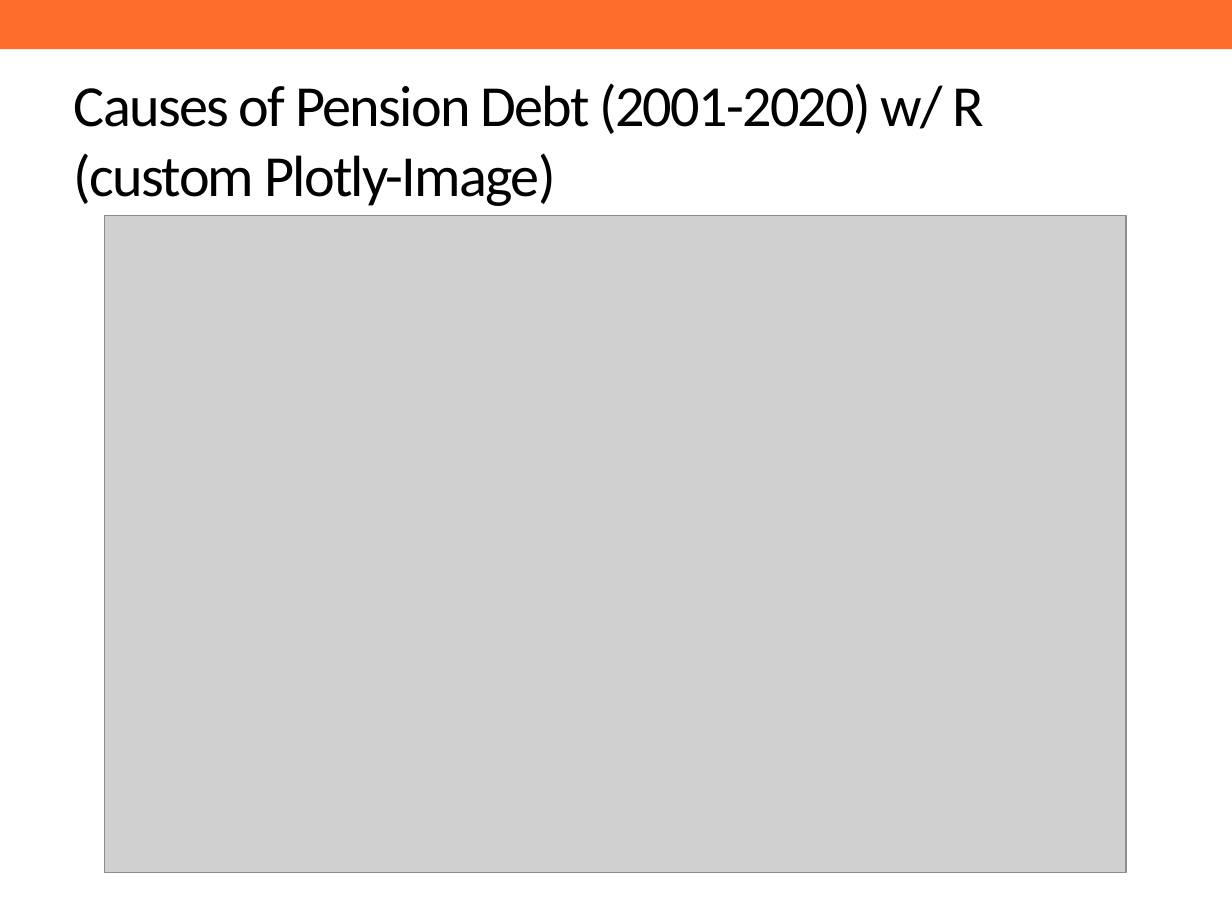
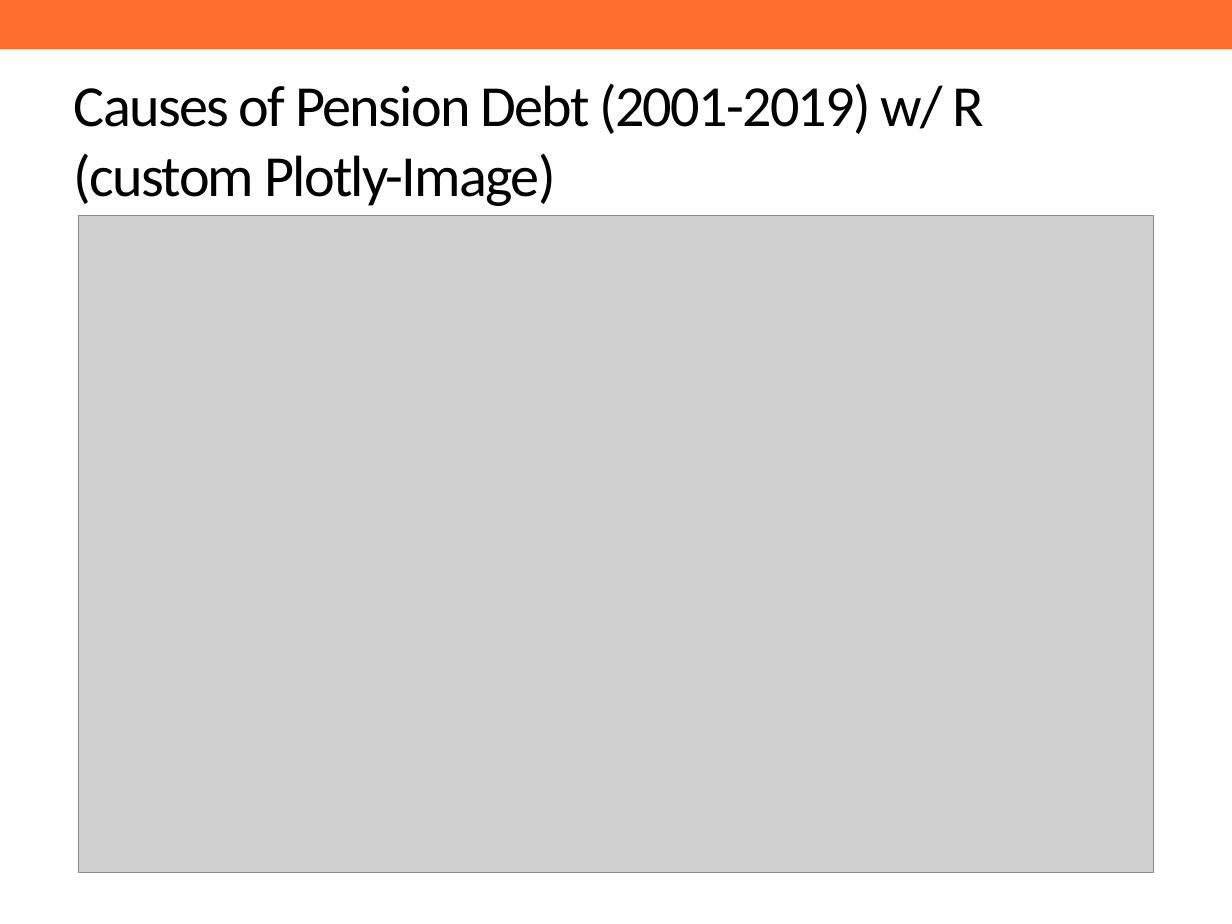
Before and after one commit to ReasonFoundation/GraphicsR, a slide deck: slide 4 of DeckUpdate/DPFPS_v1.0.pptx. Drawn at 1232x924 pixels with LibreOffice and Linux fonts; fonts in the diff are those of the drawing; grey boxes stand for pictures; background and template pictures are left out. Boxes give left, top, right and bottom in pixels: in the first picture for what was removed or moved away, otherwise in the second. Text is boxed around its words. In the diff, an @@ line names an element or a change of style, - is before the commit and + after.

```diff
--- a/DeckUpdate/DPFPS_v1.0.pptx
+++ b/DeckUpdate/DPFPS_v1.0.pptx
@@ title at (74, 83, 985, 206): text changed @@
-Causes of Pension Debt (2001-2020) w/ R (custom Plotly-Image)
+Causes of Pension Debt (2001-2019) w/ R (custom Plotly-Image)
@@ picture: place and size @@
-picture at (105, 216, 1126, 872)
+picture at (79, 216, 1153, 872)
```
Also in this commit, not shown: 8 other slides changed, 3 slides added, 1 slide removed, 9 other files.
